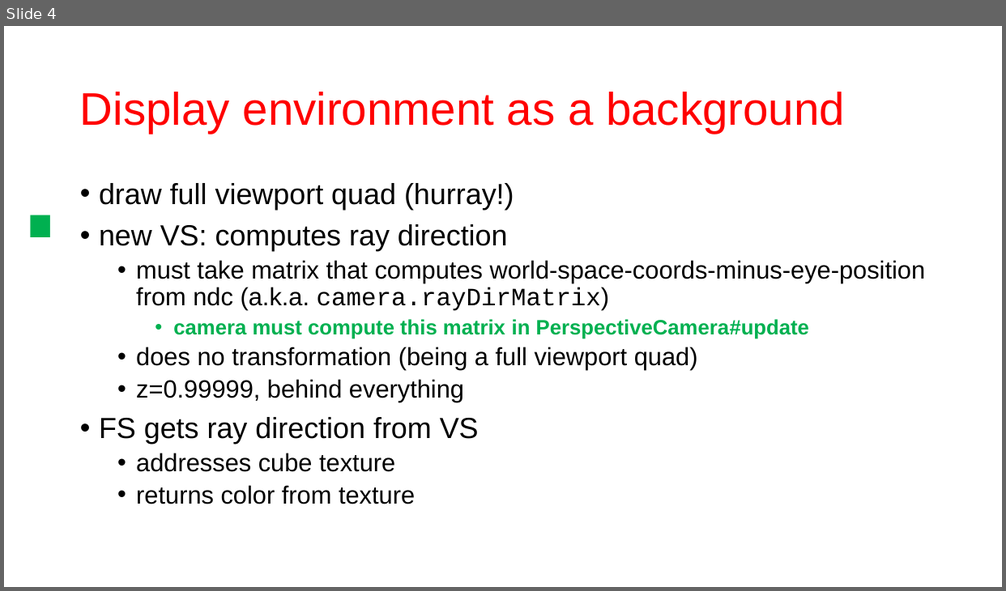
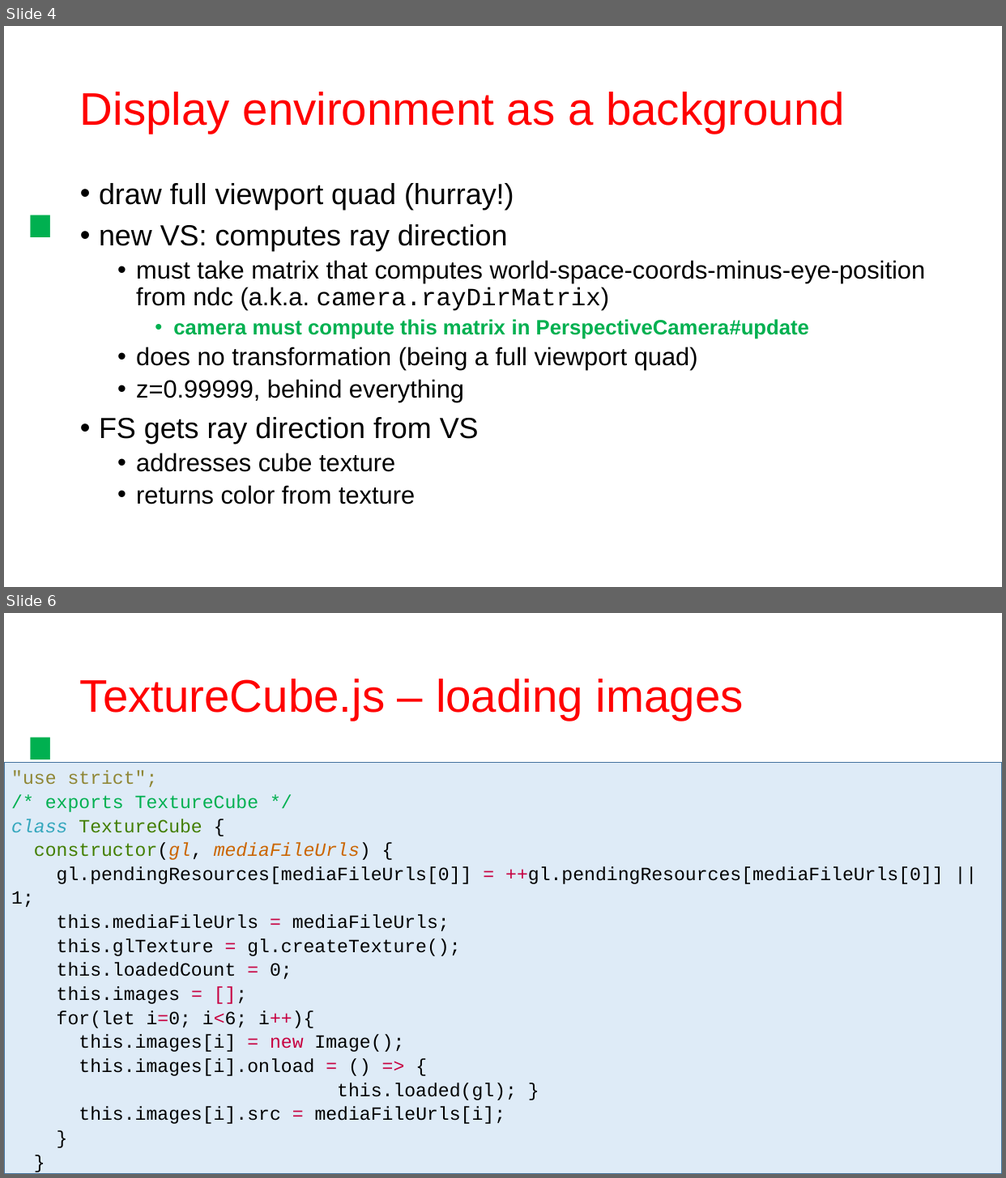
Before and after one commit to szecsi/kogfactory, a slide deck: projects/kog.040.030-background/aitcg330 - Environment Background.pptx. Shown one above the other, each under a label of ours: slide 4 before the commit, slides 4 and 6 after it; the slides between them are not shown. The pictures are 1006x591 and 1006x1178 pixels, drawn with LibreOffice and Linux fonts; fonts in the diff are those of the drawing. Boxes give left, top, right and bottom in pixels: in the first picture for what was removed or moved away, otherwise in the second. Text is boxed around its words. In the diff, an @@ line names an element or a change of style, - is before the commit and + after.

```diff
--- a/projects/kog.040.030-background/aitcg330 - Environment Background.pptx
+++ b/projects/kog.040.030-background/aitcg330 - Environment Background.pptx
@@ slide 6 added at (x1=4, y1=613, x2=1002, y2=1174), background #FFFFFF @@
@@ text added at (x1=4, y1=613, x2=47, y2=807), 200 pt, text #00B050 @@
+.
@@ title added at (x1=80, y1=679, x2=744, y2=720), 44 pt, text #FF0000 @@
+TextureCube.js – loading images
@@ text added at (x1=4, y1=763, x2=1002, y2=1174), fill #DEEBF7, outline #806000 1 pt, 18 pt, text #000000 @@
+"use strict";
+/* exports TextureCube */
+class TextureCube {
+constructor(gl, mediaFileUrls) {
+gl.pendingResources[mediaFileUrls[0]] = ++gl.pendingResources[mediaFileUrls[0]] || 1;
+this.mediaFileUrls = mediaFileUrls;
+this.glTexture = gl.createTexture();
+this.loadedCount = 0;
+this.images = [];
+for(let i=0; i<6; i++){
+this.images[i] = new Image();
+this.images[i].onload = () => {
+this.loaded(gl); }
+this.images[i].src = mediaFileUrls[i];
+}
+}
```
Also in this commit, not shown: 3 slides changed, 1 slide removed, 5 other files.
